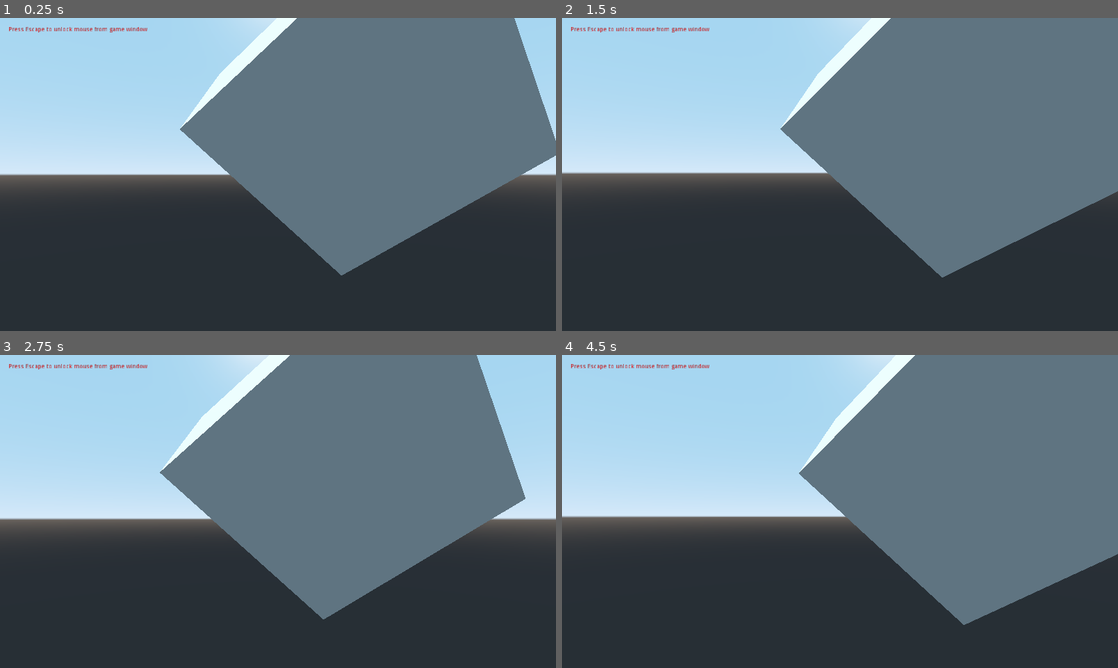
Above: before the commit, frames 1-4 (two rows, left to right).
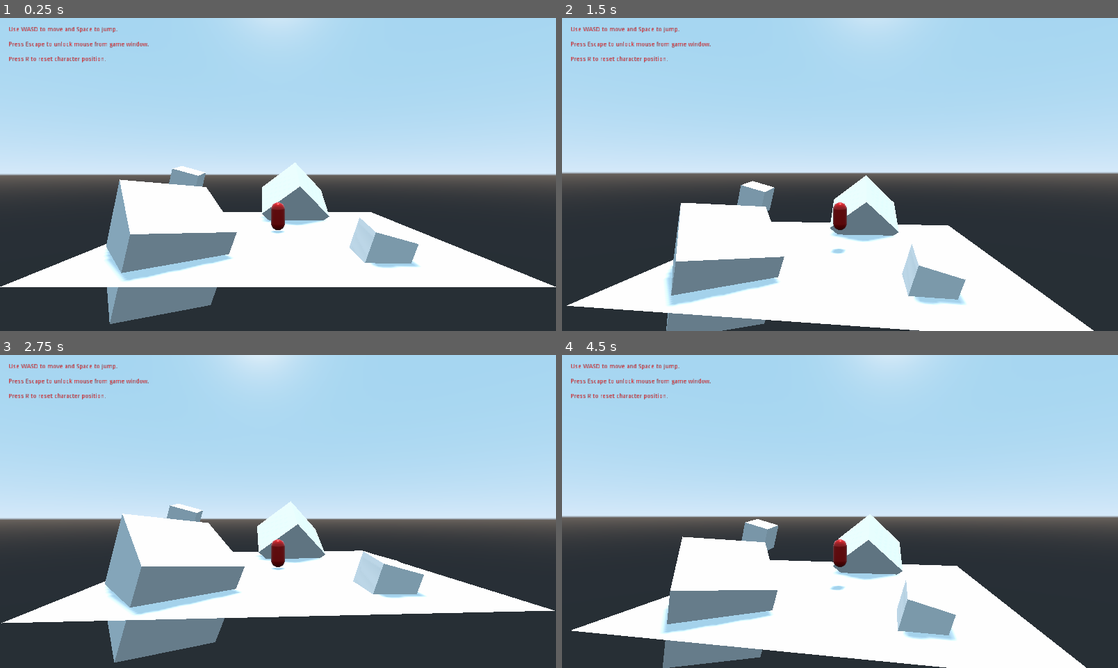
Above: after the commit, the same moments.

Repository: Tobalation/Godot-orbit-camera
Game: Godot game, scene res://test.tscn
The game is run twice, just before and just after one commit, with the same random seed, the same clock (stepped at 60 frames per second) and the same inputs.
Inputs (mouse positions are in pixels of both pictures, inside the frame that each line leads up to):
- Up to frame 1 (0.25 s): no input
- Up to frame 2 (1.5 s): tap Enter at 0.5 s; move the mouse to (867, 174) at 0.52 s; tap Space at 1.25 s; move the mouse to (812, 174) at 1.27 s
- Up to frame 3 (2.75 s): move the mouse to (289, 505) at 2.02 s
- Up to frame 4 (4.5 s): move the mouse to (834, 517) at 2.77 s; tap Enter at 3.5 s; move the mouse to (878, 514) at 3.52 s; tap Space at 4.25 s; move the mouse to (795, 508) at 4.27 s

The runs differ from the first frame. In frame 1, 55% of the frame differs, in the area x 0-100%, y 0-98%; in frame 2, 60%, in the area x 0-100%, y 0-100%; in frame 3, 52%; in frame 4, 58%.
Error before the commit: Attempt to call function 'translate' in base 'null instance' on a null instance. (res://OrbitCamera.gd:27)

Commit message:
Fixed errors, improved example

Diff:
--- a/OrbitCamera.gd
+++ b/OrbitCamera.gd
@@ -15,13 +15,13 @@
 
 # Private variables
 var _camTarget : Spatial = null
-var _cam : Camera
+var _cam : ClippedCamera
 var _curZoom : float = 0.0
 
 func _ready() -> void:
 	# Setup node references
 	_camTarget = get_node(target)
-	_cam = get_node("Camera")
+	_cam = get_node("ClippedCamera")
 
 	# Setup camera position in rig
 	_cam.translate(Vector3(0,camYOffset,maxZoom))
--- a/project.godot
+++ b/project.godot
@@ -25,6 +25,39 @@
 window/size/height=720
 window/dpi/allow_hidpi=true
 
+[input]
+
+move_forward={
+"deadzone": 0.5,
+"events": [ Object(InputEventKey,"resource_local_to_scene":false,"resource_name":"","device":0,"alt":false,"shift":false,"control":false,"meta":false,"command":false,"pressed":false,"scancode":87,"unicode":0,"echo":false,"script":null)
+ ]
+}
+move_back={
+"deadzone": 0.5,
+"events": [ Object(InputEventKey,"resource_local_to_scene":false,"resource_name":"","device":0,"alt":false,"shift":false,"control":false,"meta":false,"command":false,"pressed":false,"scancode":83,"unicode":0,"echo":false,"script":null)
+ ]
+}
+move_left={
+"deadzone": 0.5,
+"events": [ Object(InputEventKey,"resource_local_to_scene":false,"resource_name":"","device":0,"alt":false,"shift":false,"control":false,"meta":false,"command":false,"pressed":false,"scancode":65,"unicode":0,"echo":false,"script":null)
+ ]
+}
+move_right={
+"deadzone": 0.5,
+"events": [ Object(InputEventKey,"resource_local_to_scene":false,"resource_name":"","device":0,"alt":false,"shift":false,"control":false,"meta":false,"command":false,"pressed":false,"scancode":68,"unicode":0,"echo":false,"script":null)
+ ]
+}
+jump={
+"deadzone": 0.5,
+"events": [ Object(InputEventKey,"resource_local_to_scene":false,"resource_name":"","device":0,"alt":false,"shift":false,"control":false,"meta":false,"command":false,"pressed":false,"scancode":32,"unicode":0,"echo":false,"script":null)
+ ]
+}
+reset_position={
+"deadzone": 0.5,
+"events": [ Object(InputEventKey,"resource_local_to_scene":false,"resource_name":"","device":0,"alt":false,"shift":false,"control":false,"meta":false,"command":false,"pressed":false,"scancode":82,"unicode":0,"echo":false,"script":null)
+ ]
+}
+
 [rendering]
 
 environment/default_environment="res://default_env.tres"
--- a/test.tscn
+++ b/test.tscn
@@ -40,15 +40,82 @@
 [sub_resource type="ConvexPolygonShape" id=8]
 points = PoolVector3Array( -1, 1, 1, 1, 1, -1, 1, 1, 1, -1, 1, -1, -1, -1, 1, 1, -1, -1, 1, -1, 1, -1, -1, -1, 1, 1, 1, -1, 1, -1, 1, 1, -1, -1, 1, 1, 1, -1, 1, -1, -1, -1, 1, -1, -1, -1, -1, 1, 1, 1, 1, -1, -1, 1, -1, 1, 1, 1, -1, 1, 1, 1, -1, -1, -1, -1, -1, 1, -1, 1, -1, -1 )
 
-[sub_resource type="SpatialMaterial" id=9]
+[sub_resource type="GDScript" id=11]
+script/source = "# This script is a modified version of the cubio.gd script (character driver script)
+# from the official \"Kinematic Character 3D demo\"
+
+extends KinematicBody
+
+const MAX_SPEED = 5
+const JUMP_SPEED = 7
+const ACCELERATION = 2
+const DECELERATION = 4
+const MAX_SLOPE_ANGLE = 30
+
+onready var gravity = -ProjectSettings.get_setting(\"physics/3d/default_gravity\")
+var velocity: Vector3
+var resetPosition: Vector3
+
+func _ready():
+	# Set the reset position
+	resetPosition = global_transform.origin
+
+func _physics_process(delta):
+	if Input.is_action_just_pressed(\"reset_position\"):
+		translation = resetPosition
+
+	# Get input
+	var dir = Vector3()
+	dir.x = Input.get_action_strength(\"move_right\") - Input.get_action_strength(\"move_left\")
+	dir.z = Input.get_action_strength(\"move_back\") - Input.get_action_strength(\"move_forward\")
+
+	# Get the camera's transform basis, but remove the X rotation such
+	# that the Y axis is up and Z is horizontal.
+	var cam_basis = get_node(\"/root/root/CameraRig\").global_transform.basis
+	var basis = cam_basis.rotated(cam_basis.x, -cam_basis.get_euler().x)
+	dir = basis.xform(dir)
+
+	# Limit the input to a length of 1. length_squared is faster to check.
+	if dir.length_squared() > 1:
+		dir /= dir.length()
+
+	# Apply gravity.
+	velocity.y += delta * gravity
+
+	# Using only the horizontal velocity, interpolate towards the input.
+	var hvel = velocity
+	hvel.y = 0
+
+	var target = dir * MAX_SPEED
+	var acceleration
+	if dir.dot(hvel) > 0:
+		acceleration = ACCELERATION
+	else:
+		acceleration = DECELERATION
+
+	hvel = hvel.linear_interpolate(target, acceleration * delta)
+
+	# Assign hvel's values back to velocity, and then move.
+	velocity.x = hvel.x
+	velocity.z = hvel.z
+	velocity = move_and_slide(velocity, Vector3.UP)
+
+	# Jumping code. is_on_floor() must come after move_and_slide().
+	if is_on_floor() and Input.is_action_pressed(\"jump\"):
+		velocity.y = JUMP_SPEED
+"
+
+[sub_resource type="CapsuleMesh" id=10]
+radius = 0.5
+radial_segments = 16
+
+[sub_resource type="SpatialMaterial" id=14]
 albedo_color = Color( 1, 0, 0, 1 )
 metallic = 0.44
 roughness = 0.3
 
-[sub_resource type="CapsuleMesh" id=10]
-material = SubResource( 9 )
+[sub_resource type="CapsuleShape" id=13]
 radius = 0.5
-radial_segments = 16
 
 [node name="root" type="Node"]
 script = SubResource( 1 )
@@ -108,12 +175,17 @@
 transform = Transform( -0.998992, -0.0430098, 0.012838, 0, 0.286021, 0.958223, -0.044885, 0.957258, -0.285732, 0, 5, 0 )
 shadow_enabled = true
 
-[node name="dummyPlayer" type="Spatial" parent="."]
-
-[node name="MeshInstance" type="MeshInstance" parent="dummyPlayer"]
+[node name="dummyPlayer" type="KinematicBody" parent="."]
+script = SubResource( 11 )
+
+[node name="Capsule" type="MeshInstance" parent="dummyPlayer"]
 transform = Transform( 1, 0, 0, 0, -4.37114e-08, -1, 0, 1, -4.37114e-08, 0, 1, 0 )
 mesh = SubResource( 10 )
-material/0 = null
+material/0 = SubResource( 14 )
+
+[node name="CollisionShape" type="CollisionShape" parent="dummyPlayer"]
+transform = Transform( 1, 0, 0, 0, -4.37114e-08, 1, 0, -1, -4.37114e-08, 0, 1, 0 )
+shape = SubResource( 13 )
 
 [node name="CameraRig" parent="." instance=ExtResource( 1 )]
 target = NodePath("../dummyPlayer")
@@ -124,7 +196,11 @@
 margin_right = 361.0
 margin_bottom = 126.0
 custom_colors/font_color = Color( 1, 0, 0, 1 )
-text = "Press Escape to unlock mouse from game window"
+text = "Use WASD to move and Space to jump.
+
+Press Escape to unlock mouse from game window.
+
+Press R to reset character position."
 __meta__ = {
 "_edit_use_anchors_": false
 }
Not shown: 1 places in test.tscn that only renumber resources
